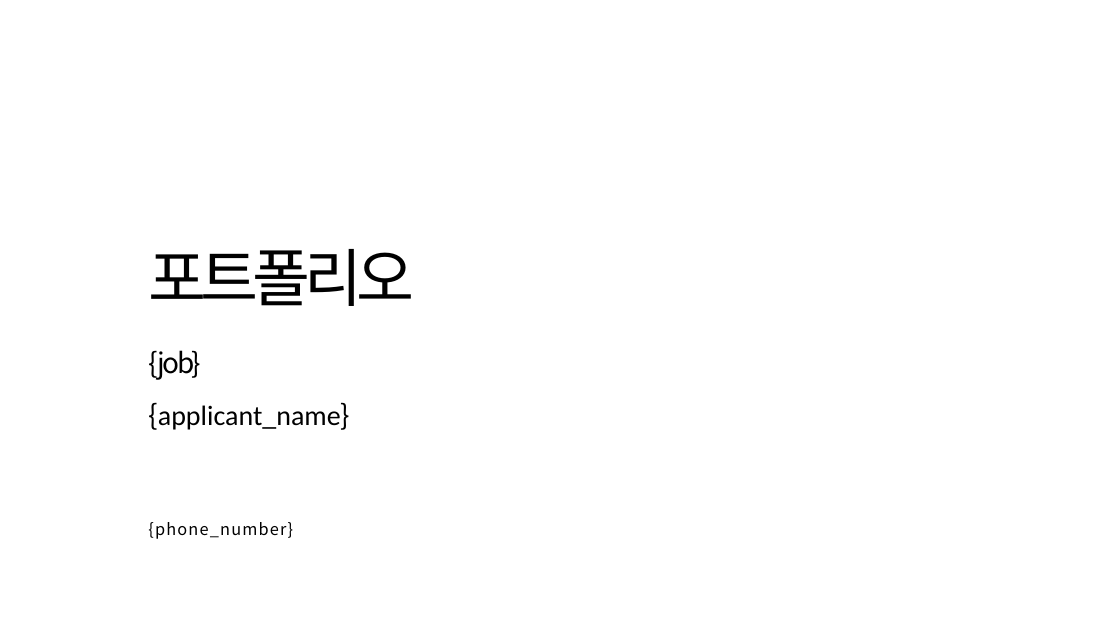
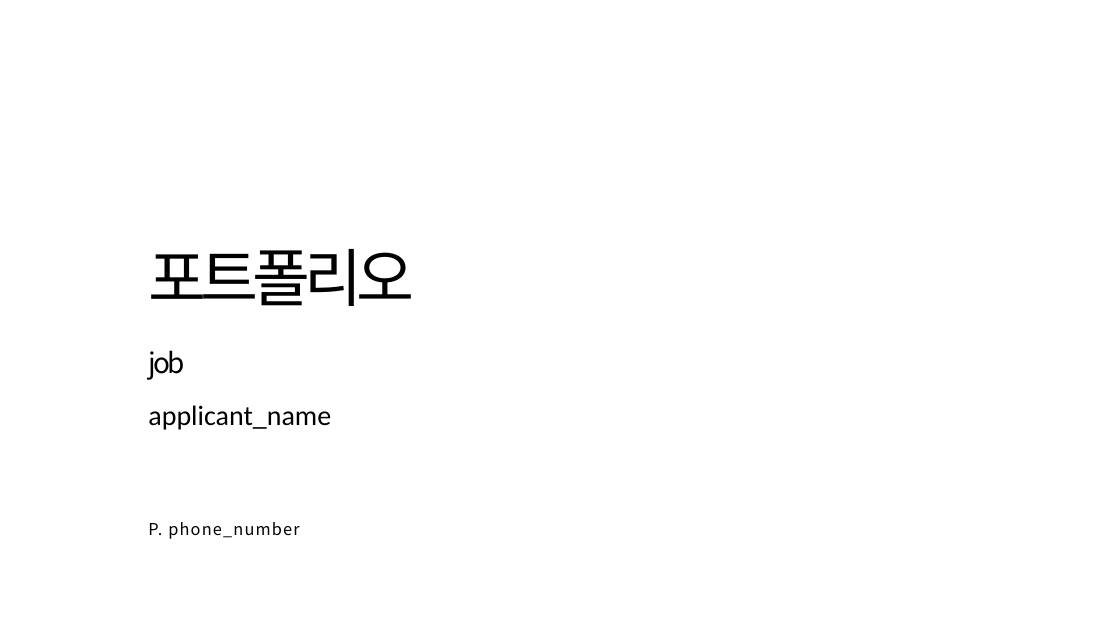
Before and after one commit to qja1998/github_mcp, a slide deck: slide 1 of ppt/sample.pptx. Drawn at 1120x630 pixels with LibreOffice and Linux fonts; fonts in the diff are those of the drawing; background and template pictures are left out. Boxes give left, top, right and bottom in pixels: in the first picture for what was removed or moved away, otherwise in the second. Text is boxed around its words. In the diff, an @@ line names an element or a change of style, - is before the commit and + after.

```diff
--- a/ppt/sample.pptx
+++ b/ppt/sample.pptx
@@ text at bbox=[148, 350, 185, 380]: text changed @@
-{job}
+job
@@ text at bbox=[148, 405, 331, 430]: text changed @@
-{applicant_name}
+applicant_name
@@ text at bbox=[148, 522, 299, 539]: text changed @@
-{phone_number}
+P. phone_number
```
Also in this commit, not shown: 4 other slides changed, 3 other files.
